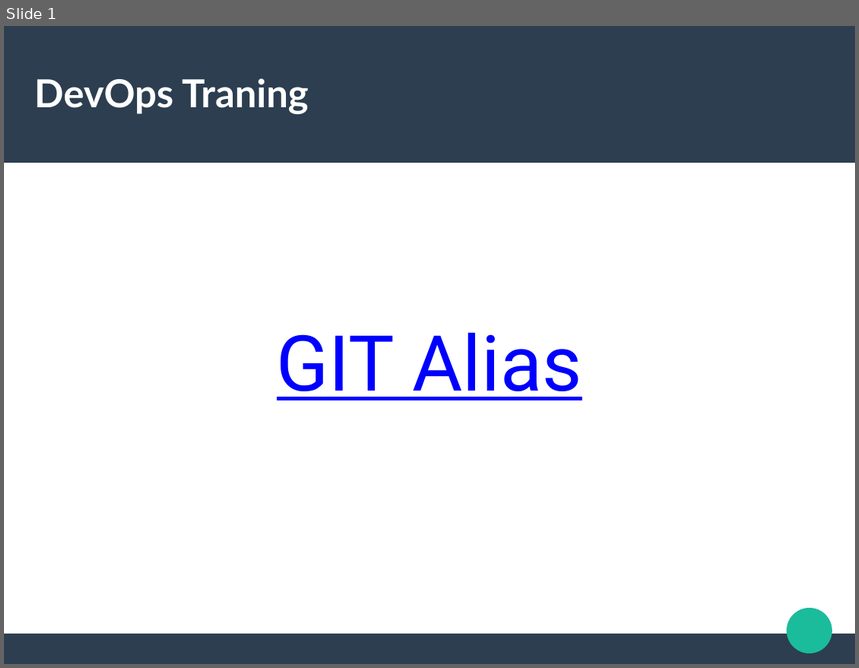
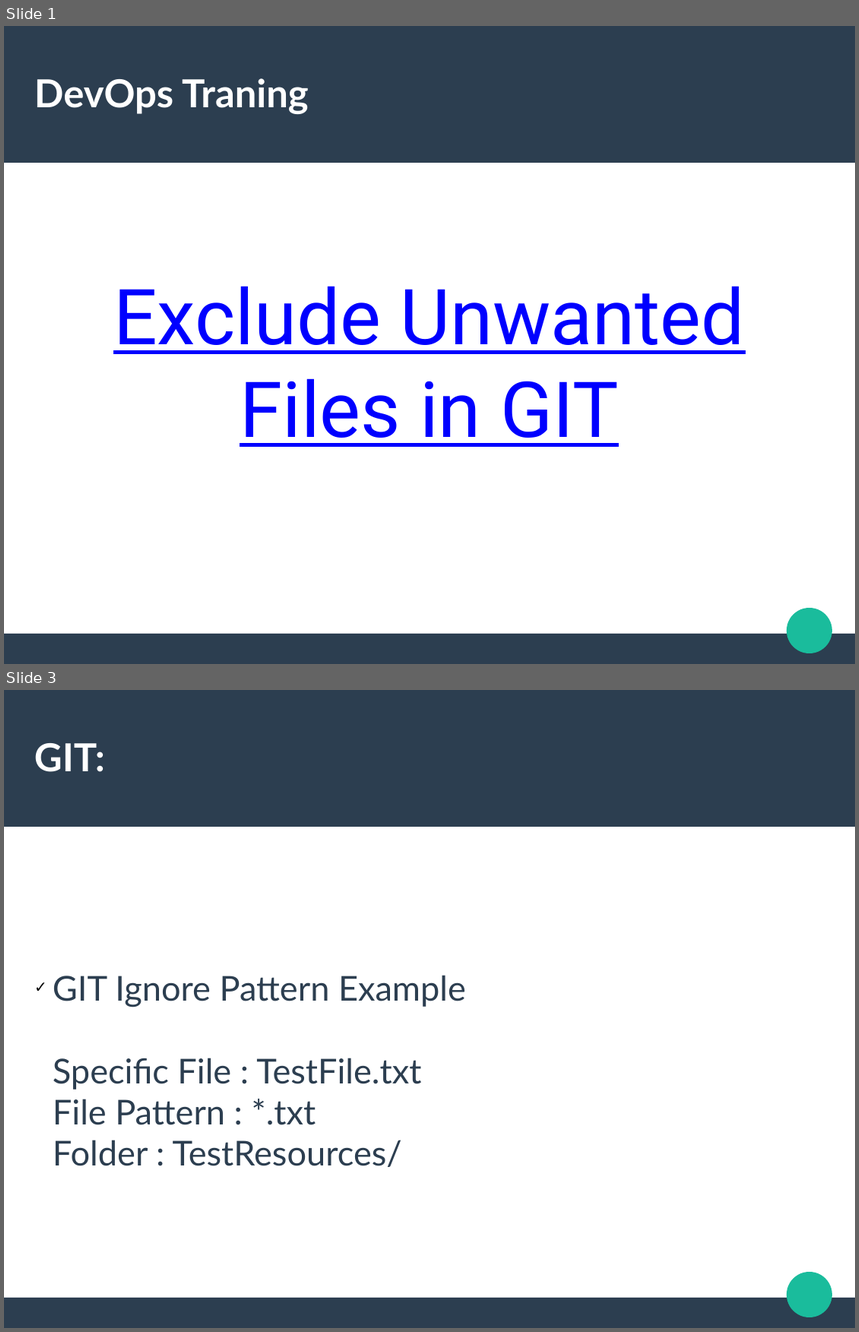
Before and after one commit to anshulc55/git-gitHub, a slide deck: Git Commands/Avoid Unwanted Files.odp. Shown one above the other, each under a label of ours: slide 1 before the commit, slides 1 and 3 after it; the slides between them are not shown. The pictures are 859x668 and 859x1332 pixels, drawn with LibreOffice and Linux fonts; fonts in the diff are those of the drawing. Boxes give left, top, right and bottom in pixels: in the first picture for what was removed or moved away, otherwise in the second. Text is boxed around its words. In the diff, an @@ line names an element or a change of style, - is before the commit and + after.

```diff
--- a/Git Commands/Avoid Unwanted Files.odp
+++ b/Git Commands/Avoid Unwanted Files.odp
@@ slide 3 added at (4,690,855,1328), background #FFFFFF; not listed: 3 template elements that a slide beside it also shows @@
@@ title added at (34,743,105,772), 36 pt, text #FFFFFF, bold @@
+GIT:
@@ subtitle added at (53,975,466,1167), 32 pt, text #2C3E50 @@
+✓ GIT Ignore Pattern Example
+  Specific File : TestFile.txt
+  File Pattern : *.txt
+  Folder : TestResources/
@@ slide 1 changed as well @@
@@ subtitle at (113,286,745,447): text changed @@
-GIT Alias
+Exclude Unwanted Files in GIT
```
Also in this commit, not shown: 1 other slide changed, 1 other slide added, 1 slide removed, 3 other files.
